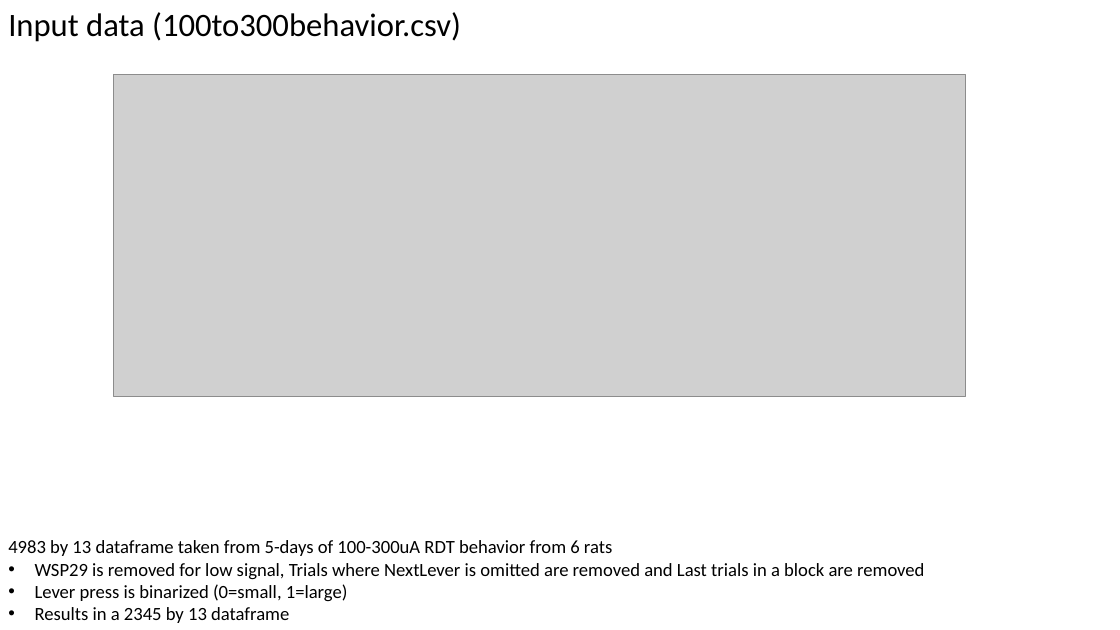
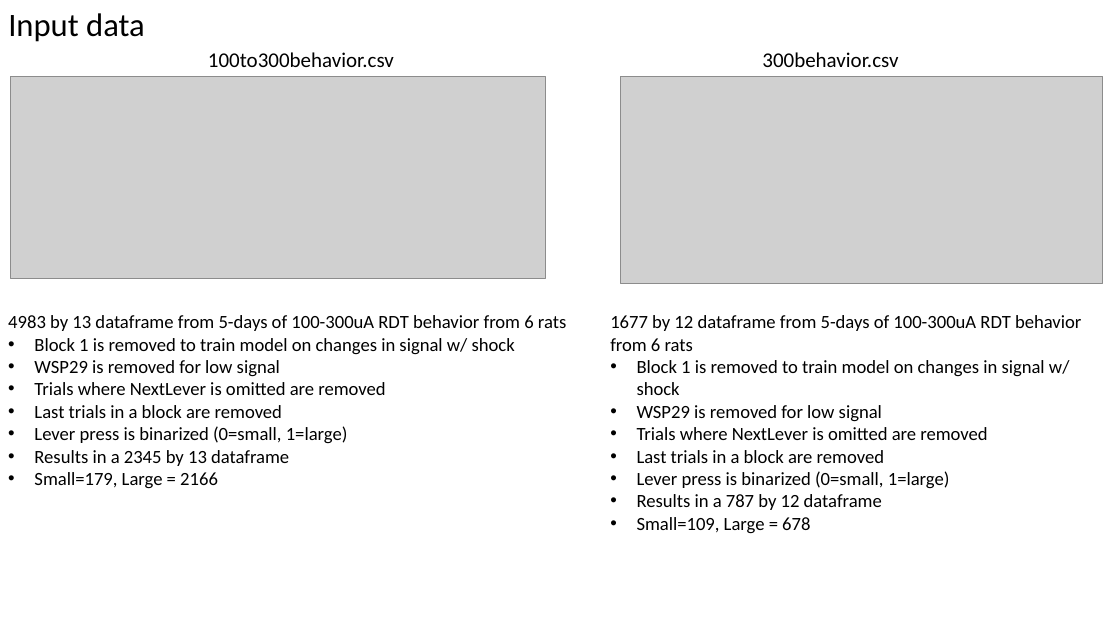
Before and after one commit to wonnpyon/ML-For-Beginners, a slide deck: slide 2 of PhotometryML.pptx. Drawn at 1120x630 pixels with LibreOffice and Linux fonts; fonts in the diff are those of the drawing; grey boxes stand for pictures. Boxes give left, top, right and bottom in pixels: in the first picture for what was removed or moved away, otherwise in the second. Text is boxed around its words. In the diff, an @@ line names an element or a change of style, - is before the commit and + after.

Commit message:
Prediction of lever pressed based on signal

```diff
--- a/PhotometryML.pptx
+++ b/PhotometryML.pptx
@@ text at box(8, 13, 145, 42): text changed @@
-Input data (100to300behavior.csv)
+Input data
@@ text added at box(208, 52, 394, 67), 18 pt, text #000000 @@
+100to300behavior.csv
@@ text added at box(762, 52, 898, 67), 18 pt, text #000000 @@
+300behavior.csv
@@ picture: place and size @@
-picture at box(113, 75, 966, 396)
+picture at box(10, 76, 545, 278)
@@ picture added at box(621, 76, 1103, 283) @@
@@ text "4983 by 13 dataframe from ...": place and size @@
-text "4983 by 13 dataframe from ..." at box(8, 540, 924, 623)
+text "4983 by 13 dataframe from ..." at box(8, 315, 566, 489)
@@ text at box(8, 315, 566, 418): text changed @@
-4983 by 13 dataframe taken from 5-days of 100-300uA RDT behavior from 6 rats
-• WSP29 is removed for low signal, Trials where NextLever is omitted are removed and Last trials in a block are removed
+4983 by 13 dataframe from 5-days of 100-300uA RDT behavior from 6 rats
+• Block 1 is removed to train model on changes in signal w/ shock
+• WSP29 is removed for low signal
+• Trials where NextLever is omitted are removed
+• Last trials in a block are removed
@@ text added at box(610, 315, 1081, 534), 16 pt, text #000000 @@
+1677 by 12 dataframe from 5-days of 100-300uA RDT behavior from 6 rats
+• Block 1 is removed to train model on changes in signal w/ shock
+• WSP29 is removed for low signal
+• Trials where NextLever is omitted are removed
+• Last trials in a block are removed
+• Lever press is binarized (0=small, 1=large)
+• Results in a 787 by 12 dataframe
+• Small=109, Large = 678
@@ text at box(34, 472, 218, 489): paragraph added @@
+• Small=179, Large = 2166
```
Also in this commit, not shown: 4 other slides changed, 3 slides added, 4 other files.
